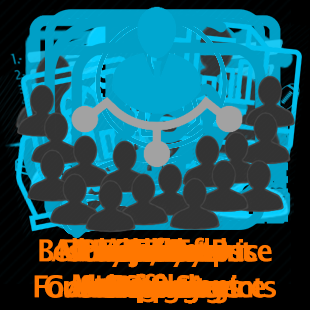
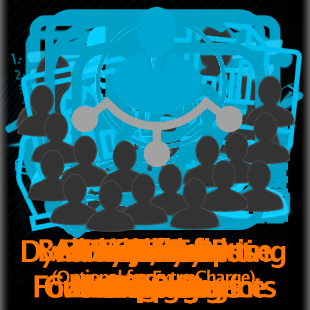
The second 310×310 image is a revision of the first. Changes to its layers:
added layer "Layer 52" in group "Agent-Bookie" over [301, 0, 310, 310]
"Players": blend pass through → screen over [0, 0, 307, 310]
added group "Dyna Live Bet Optional" with 4 layers in group "Players" over [3, 0, 307, 288]
added layer "Layer 51" in group "Dyna Live Bet Optional" over [3, 10, 307, 214]
added layer "Layer 47" (2nd of 2, in "Players" › "Dyna Live Bet Optional") in group "Dyna Live Bet Optional" over [11, 0, 261, 238]
added layer "Dynamic Live Betting (Optional for Extra Charge)" in group "Dyna Live Bet Optional" over [22, 239, 286, 288]
added layer "Layer 52 copy" in group "Players" over [0, 0, 9, 310]
